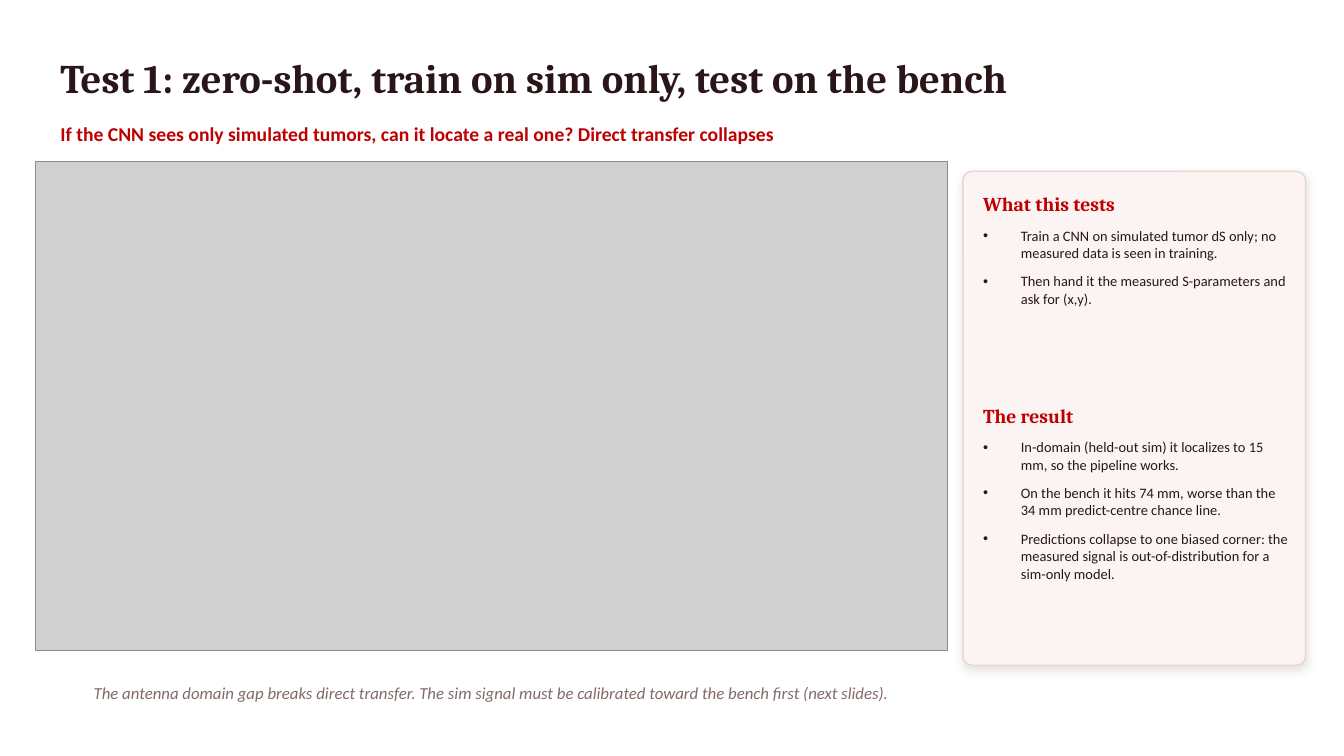
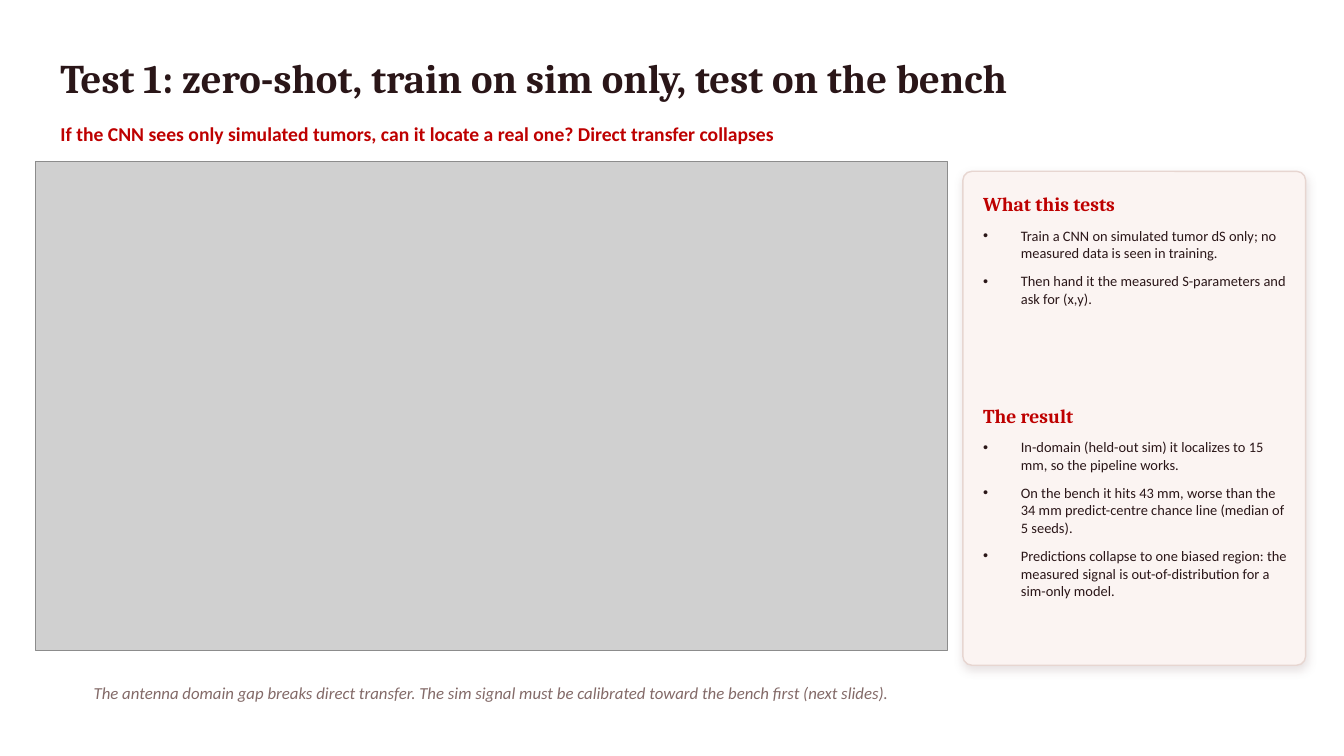
Before and after one commit to pmart1534/microwave-phantom-localization-cnn-mlp, a slide deck: slide 10 of regression_deck/Deck3_Sim_vs_Measured.pptx. Drawn at 1344x756 pixels with LibreOffice and Linux fonts; fonts in the diff are those of the drawing; grey boxes stand for pictures. Boxes give left, top, right and bottom in pixels: in the first picture for what was removed or moved away, otherwise in the second. Text is boxed around its words. In the diff, an @@ line names an element or a change of style, - is before the commit and + after.

```diff
--- a/regression_deck/Deck3_Sim_vs_Measured.pptx
+++ b/regression_deck/Deck3_Sim_vs_Measured.pptx
@@ text at box(1021, 488, 1287, 599): text changed @@
-• On the bench it hits 74 mm, worse than the 34 mm predict-centre chance line.
-• Predictions collapse to one biased corner: the measured signal is out-of-distribution for a sim-only model.
+• On the bench it hits 43 mm, worse than the 34 mm predict-centre chance line (median of 5 seeds).
+• Predictions collapse to one biased region: the measured signal is out-of-distribution for a sim-only model.
```
Also in this commit, not shown: 2 other slides changed, 1 slide added, 7 other files.
